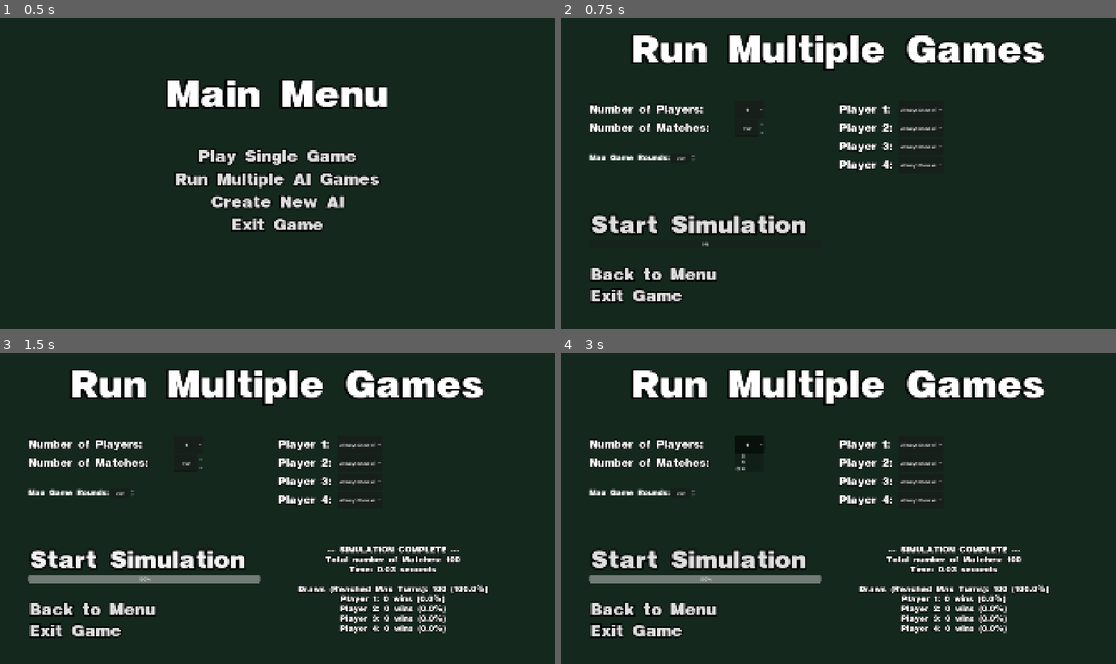
Above: before the commit, frames 1-4 (two rows, left to right).
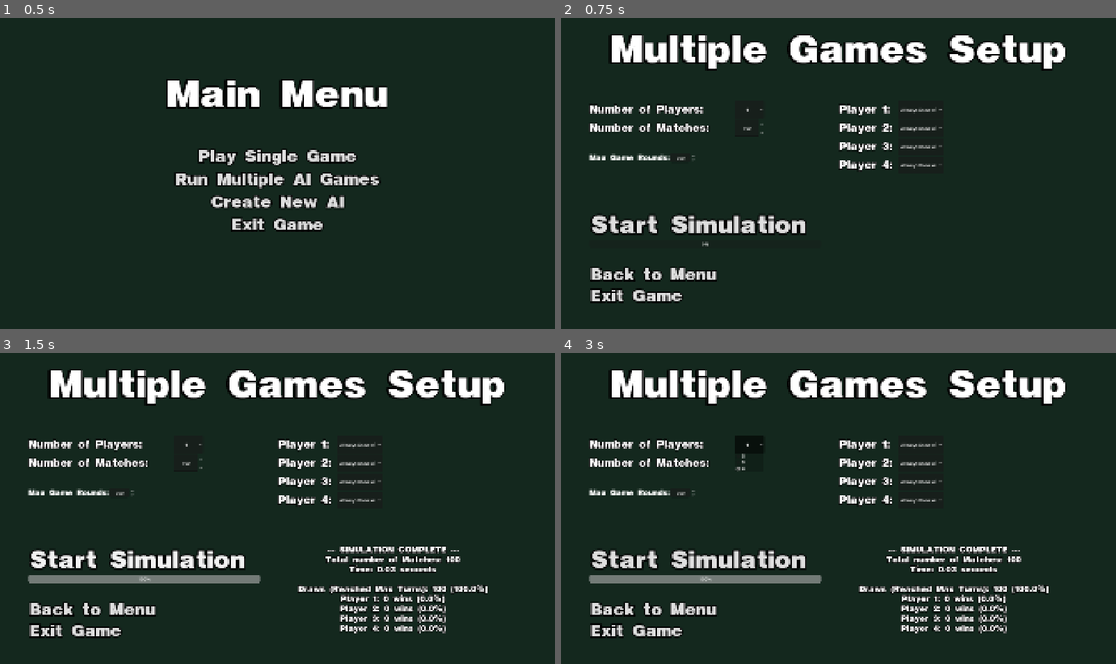
Above: after the commit, the same moments.

Repository: JontePonte/UNO-utlimate-ai-simulator
Game: Godot game, scene res://menus/MainMenu.tscn
The game is run twice, just before and just after one commit, with the same random seed, the same clock (stepped at 60 frames per second) and the same inputs.
Inputs:
- Up to frame 1 (0.5 s): no input
- Up to frame 2 (0.75 s): click "Run Multiple AI Games" at 0.5 s
- Up to frame 3 (1.5 s): click "Start Simulation" at 1.25 s
- Up to frame 4 (3 s): click "Start Simulation" at 2 s; click "4" at 2.75 s

Frame 1 is identical in both runs. In frame 2, 4.9% of the frame differs, in the area x 8-92%, y 5-17%; in frame 3, 4.9%; in frame 4, 4.9%.

Commit message:
changed names on setup menues to better match

Diff:
--- a/uno-ultimate-ai-simulator/menus/MatchSetup.tscn
+++ b/uno-ultimate-ai-simulator/menus/MatchSetup.tscn
@@ -78,7 +78,7 @@
 
 [node name="TitleLabel" type="Label" parent="MarginContainer/MainVBox" unique_id=220229396]
 layout_mode = 2
-text = "Game Setup"
+text = "Single Game Setup"
 label_settings = SubResource("LabelSettings_ouq10")
 horizontal_alignment = 1
 vertical_alignment = 1
--- a/uno-ultimate-ai-simulator/menus/MultipleGames.tscn
+++ b/uno-ultimate-ai-simulator/menus/MultipleGames.tscn
@@ -70,7 +70,7 @@
 
 [node name="TitleLabel" type="Label" parent="MarginContainer/MainVBox" unique_id=220229396]
 layout_mode = 2
-text = "Run Multiple Games"
+text = "Multiple Games Setup"
 label_settings = SubResource("LabelSettings_ouq10")
 horizontal_alignment = 1
 vertical_alignment = 1
